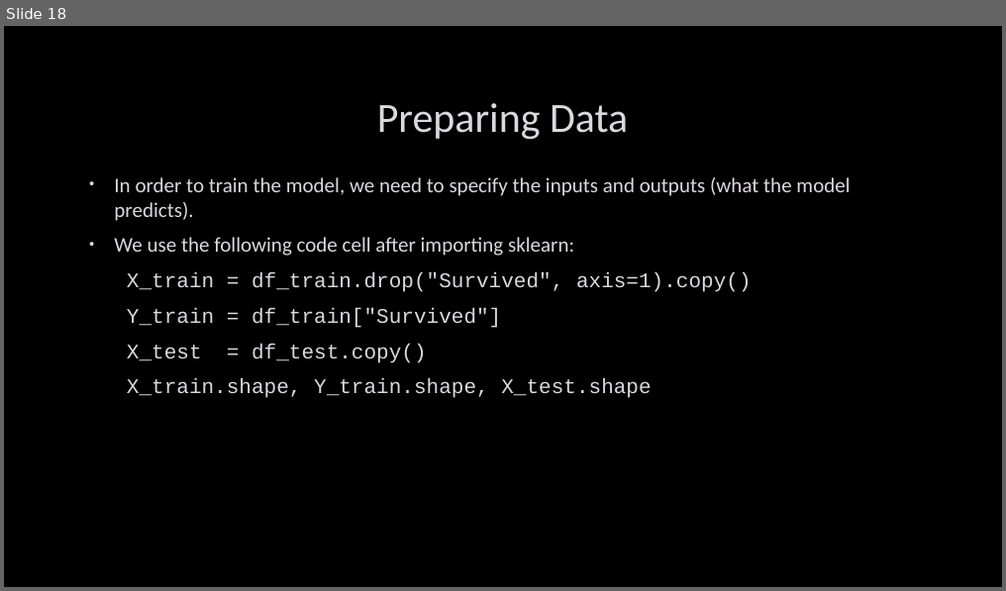
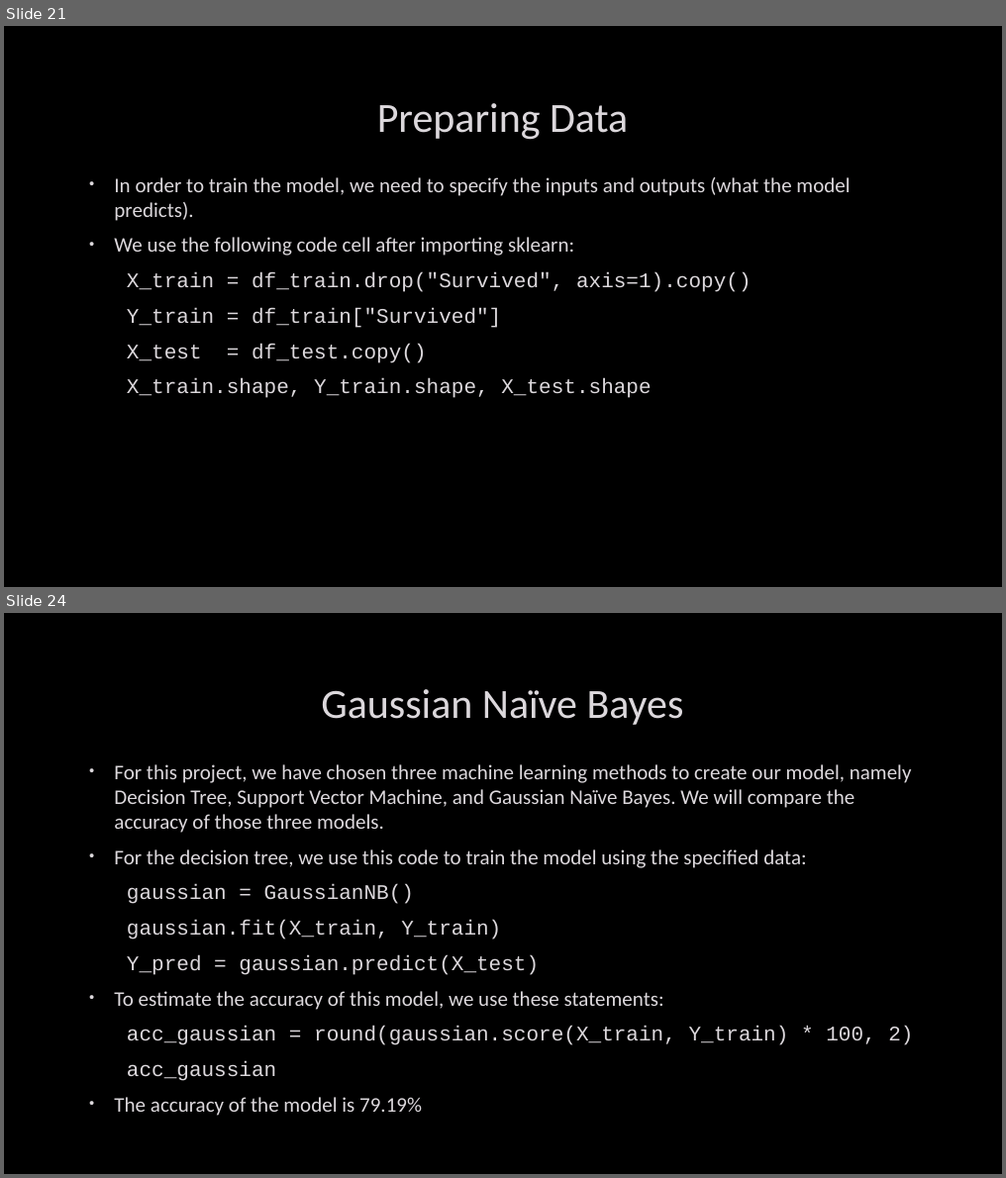
Before and after one commit to Moaaz-Mahmoud/Third-Year-Electrical-Testing-3A, a slide deck: class-3-data_analysis_and_ml/titanic/presentation.pptx. Shown one above the other, each under a label of ours: slide 18 before the commit, slides 21 and 24 after it; the slides between them are not shown. The pictures are 1006x591 and 1006x1178 pixels, drawn with LibreOffice and Linux fonts; fonts in the diff are those of the drawing; background and template pictures are left out. Boxes give left, top, right and bottom in pixels: in the first picture for what was removed or moved away, otherwise in the second. Text is boxed around its words. In the diff, an @@ line names an element or a change of style, - is before the commit and + after.

```diff
--- a/class-3-data_analysis_and_ml/titanic/presentation.pptx
+++ b/class-3-data_analysis_and_ml/titanic/presentation.pptx
@@ slide 24 added at bbox=[4, 613, 1002, 1174], background picture (left out) @@
@@ title added at bbox=[321, 689, 684, 725], 40 pt, text #DCD8DC @@
+Gaussian Naïve Bayes
@@ text added at bbox=[114, 764, 913, 1116], 20 pt, text #DCD8DC @@
+• For this project, we have chosen three machine learning methods to create our model, namely Decision Tree, Support Vector Machine, and Gaussian Naïve Bayes. We will compare the accuracy of those three models.
+• For the decision tree, we use this code to train the model using the specified data:
+gaussian = GaussianNB()
+gaussian.fit(X_train, Y_train)
+Y_pred = gaussian.predict(X_test)
+• To estimate the accuracy of this model, we use these statements:
+acc_gaussian = round(gaussian.score(X_train, Y_train) * 100, 2)
+acc_gaussian
+• The accuracy of the model is 79.19%
@@ what was slide 18 is now slide 21 @@
```
Also in this commit, not shown: 6 slides changed, 4 other slides added, 39 other files.
